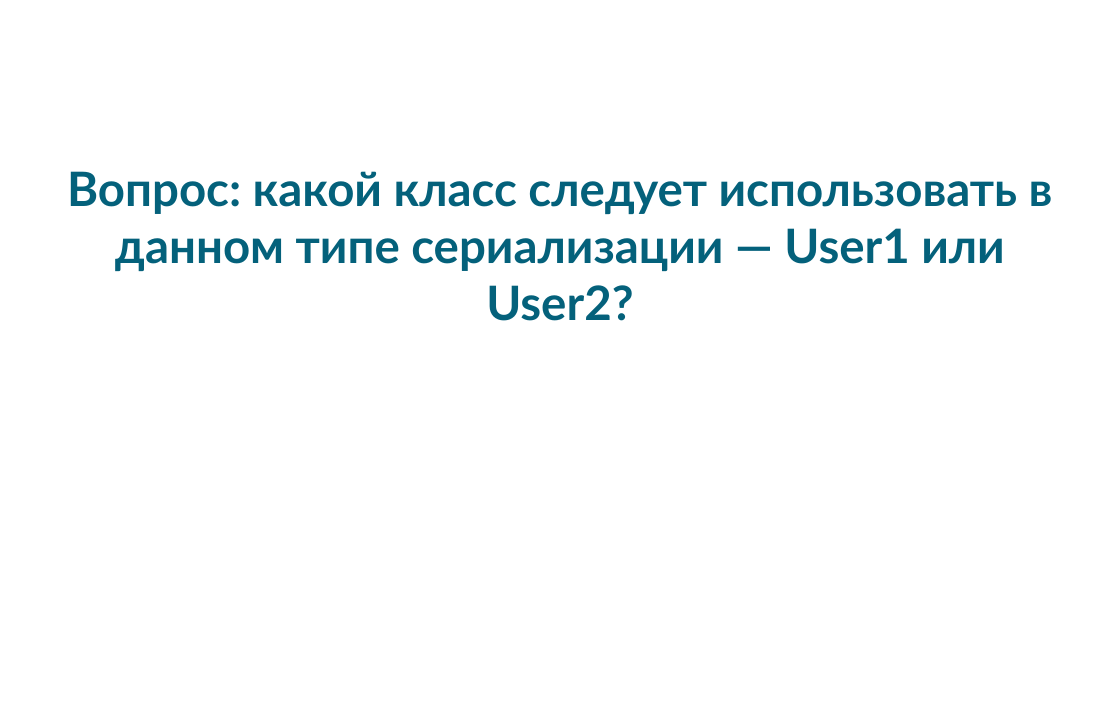
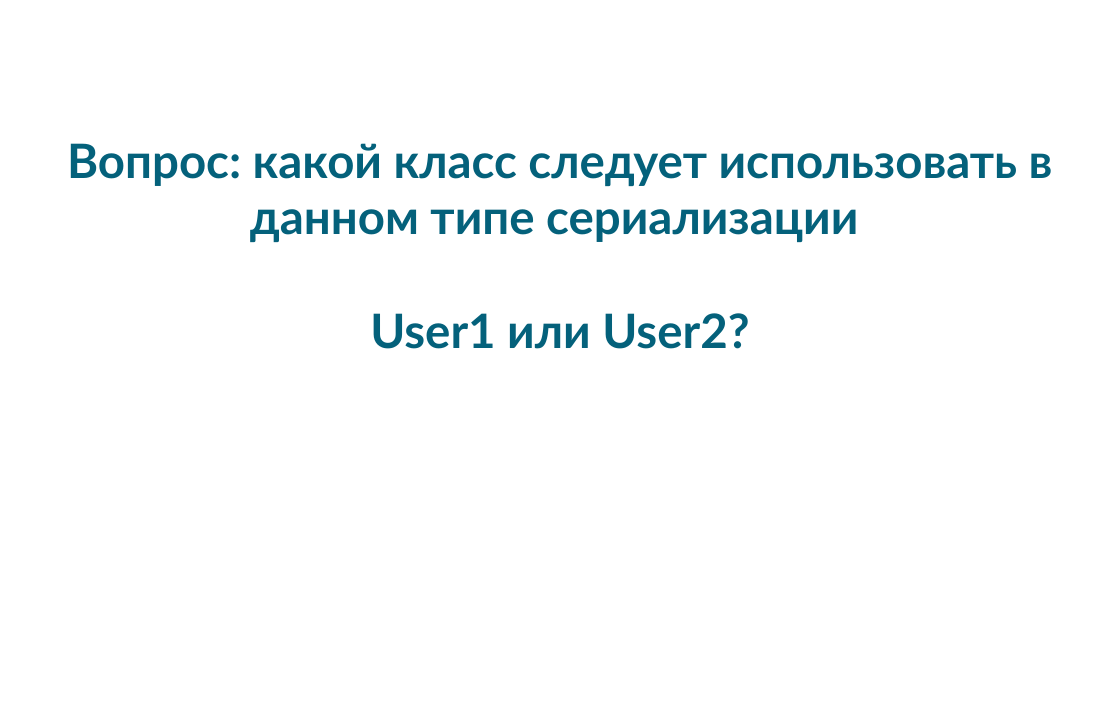
Before and after one commit to pixie1977/JavaSchoolSerialization, a slide deck: slide 18 of JavaSchoolSerialization.odp (slide 19 before the commit). Drawn at 1120x706 pixels with LibreOffice and Linux fonts; fonts in the diff are those of the drawing; background and template pictures are left out. Boxes give left, top, right and bottom in pixels: in the first picture for what was removed or moved away, otherwise in the second. Text is boxed around its words. In the diff, an @@ line names an element or a change of style, - is before the commit and + after.

```diff
--- a/JavaSchoolSerialization.odp
+++ b/JavaSchoolSerialization.odp
@@ subtitle at bbox=[67, 143, 1053, 349]: text changed @@
-Вопрос: какой класс следует использовать в данном типе сериализации — User1 или User2?
+Вопрос: какой класс следует использовать в данном типе сериализации
+User1 или User2?
```
Also in this commit, not shown: 9 other slides changed, 5 slides added, 1 slide removed.
